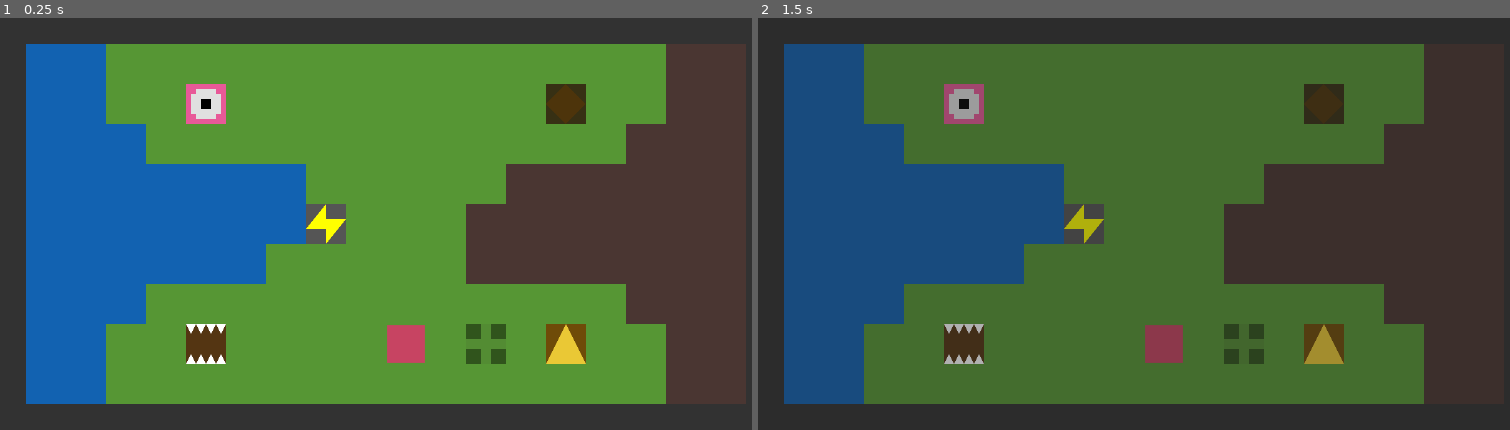
Above: before the commit, frames 1-2 (left to right).
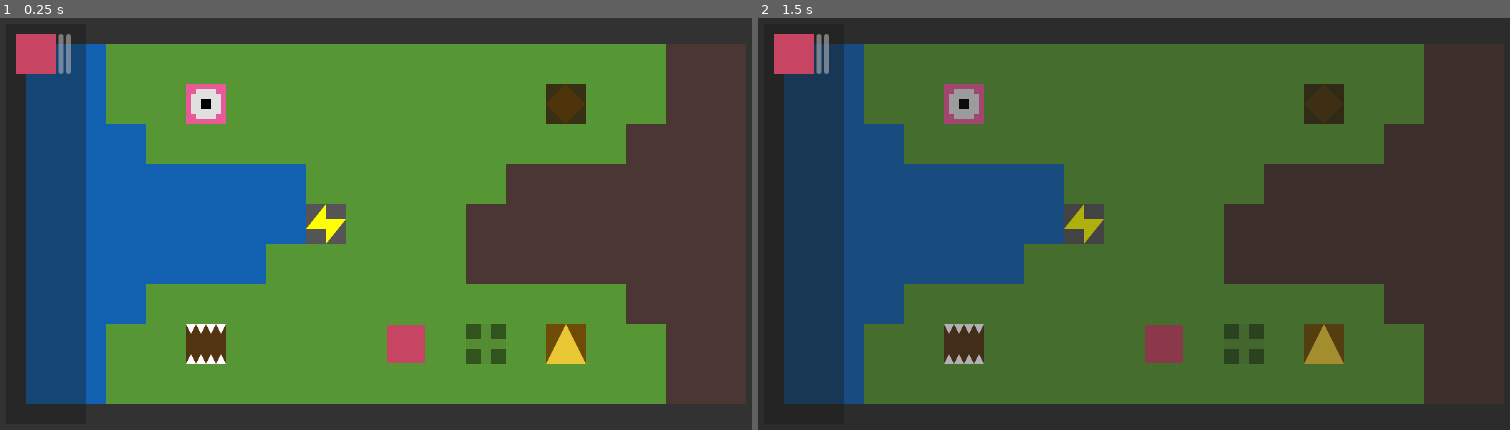
Above: after the commit, the same moments.

Repository: Xaklor/Build-a-Bot-Workshop
Game: Godot game, scene res://scenes/main.tscn
Two runs of this game, one before a commit and one after it. Both use one fixed random seed, a clock stepped at 60 frames per second and the inputs below.
Inputs (mouse positions are in pixels of both pictures, inside the frame that each line leads up to):
- Up to frame 1 (0.25 s): no input
- Up to frame 2 (1.5 s): tap Enter at 0.5 s; move the mouse to (1322, 203) at 0.52 s; right-click (1322, 203) at 0.6 s; tap Space (timestop) at 1.25 s; move the mouse to (983, 244) at 1.27 s; click (983, 244) at 1.35 s

The runs differ from the first frame. In frame 1, 7.2% of the frame differs, in the area x 2-12%, y 3-94%; in frame 2, 7.2%.

Commit message:
added basic robot hud

Diff:
--- /dev/null
+++ b/scenes/hud.tscn
@@ -0,0 +1,49 @@
+[gd_scene load_steps=3 format=3 uid="uid://b8demwhq352jk"]
+
+[ext_resource type="Script" uid="uid://wt7ics6xuaef" path="res://scripts/hud.gd" id="1_oo0fn"]
+[ext_resource type="PackedScene" uid="uid://ohp1m3vedn43" path="res://scenes/robot_ui_element.tscn" id="2_5ysmq"]
+
+[node name="hud" type="CanvasLayer"]
+script = ExtResource("1_oo0fn")
+
+[node name="ColorRect" type="ColorRect" parent="."]
+anchors_preset = 4
+anchor_top = 0.5
+anchor_bottom = 0.5
+offset_left = 32.0
+offset_top = -320.0
+offset_right = 160.0
+offset_bottom = 320.0
+grow_vertical = 2
+size_flags_horizontal = 0
+color = Color(0.09, 0.09, 0.09, 0.392157)
+
+[node name="VBoxContainer" type="VBoxContainer" parent="."]
+offset_left = 48.0
+offset_top = 48.0
+offset_right = 144.0
+offset_bottom = 656.0
+
+[node name="robot_ui_element1" parent="VBoxContainer" instance=ExtResource("2_5ysmq")]
+visible = false
+layout_mode = 2
+
+[node name="robot_ui_element2" parent="VBoxContainer" instance=ExtResource("2_5ysmq")]
+visible = false
+layout_mode = 2
+
+[node name="robot_ui_element3" parent="VBoxContainer" instance=ExtResource("2_5ysmq")]
+visible = false
+layout_mode = 2
+
+[node name="robot_ui_element4" parent="VBoxContainer" instance=ExtResource("2_5ysmq")]
+visible = false
+layout_mode = 2
+
+[node name="robot_ui_element5" parent="VBoxContainer" instance=ExtResource("2_5ysmq")]
+visible = false
+layout_mode = 2
+
+[node name="robot_ui_element6" parent="VBoxContainer" instance=ExtResource("2_5ysmq")]
+visible = false
+layout_mode = 2
--- a/scenes/main.tscn
+++ b/scenes/main.tscn
@@ -10,6 +10,7 @@
 [ext_resource type="PackedScene" uid="uid://cxkjehvkb3ect" path="res://scenes/mine.tscn" id="7_o6xl0"]
 [ext_resource type="PackedScene" uid="uid://dtm6rytj8v23a" path="res://scenes/urgle.tscn" id="8_tipki"]
 [ext_resource type="PackedScene" uid="uid://221hpelvs8kh" path="res://scenes/bear.tscn" id="9_85g3d"]
+[ext_resource type="PackedScene" uid="uid://b8demwhq352jk" path="res://scenes/hud.tscn" id="11_ya4ey"]
 
 [sub_resource type="NavigationPolygon" id="NavigationPolygon_o5qli"]
 vertices = PackedVector2Array(32, 32, -32, 32, -32, -32, 32, -32)
@@ -69,8 +70,13 @@
 [node name="bear" parent="." instance=ExtResource("9_85g3d")]
 position = Vector2(352, 544)
 
+[node name="hud" parent="." instance=ExtResource("11_ya4ey")]
+
 [node name="dimmer" type="ColorRect" parent="."]
 visible = false
 offset_right = 1280.0
 offset_bottom = 704.0
 color = Color(0.137, 0.137, 0.137, 0.359)
+
+[connection signal="child_entered_tree" from="." to="." method="_on_child_entered_tree"]
+[connection signal="child_exiting_tree" from="." to="." method="_on_child_exiting_tree"]
--- /dev/null
+++ b/scenes/robot_ui_element.tscn
@@ -0,0 +1,22 @@
+[gd_scene format=3 uid="uid://ohp1m3vedn43"]
+
+[node name="robot_ui_element" type="HBoxContainer"]
+offset_right = 40.0
+offset_bottom = 40.0
+
+[node name="color" type="ColorRect" parent="."]
+custom_minimum_size = Vector2(64, 64)
+layout_mode = 2
+color = Color(0.780392, 0.266667, 0.384314, 1)
+
+[node name="hp" type="ProgressBar" parent="."]
+custom_minimum_size = Vector2(8, 64)
+layout_mode = 2
+fill_mode = 3
+show_percentage = false
+
+[node name="energy" type="ProgressBar" parent="."]
+custom_minimum_size = Vector2(8, 64)
+layout_mode = 2
+fill_mode = 3
+show_percentage = false
--- /dev/null
+++ b/scripts/hud.gd
@@ -0,0 +1,9 @@
+extends CanvasLayer
+
+@onready var robots: Array[HBoxContainer] = [
+	$VBoxContainer/robot_ui_element1,
+	$VBoxContainer/robot_ui_element2,
+	$VBoxContainer/robot_ui_element3,
+	$VBoxContainer/robot_ui_element4,
+	$VBoxContainer/robot_ui_element5,
+	$VBoxContainer/robot_ui_element6]
--- a/scripts/main.gd
+++ b/scripts/main.gd
@@ -2,9 +2,29 @@
 
 signal stop_time
 var stopped = false
+var robot_ui_pointer = 1
+
+func _process(delta: float) -> void:
+	var i = 1
+	for robot in get_tree().get_nodes_in_group("robots"):
+		var ui_element = get_node("hud/VBoxContainer/robot_ui_element" + var_to_str(i))
+		ui_element.get_node("hp").value = robot.hp * 10
+		ui_element.get_node("energy").value = robot.energy
+		i += 1
 
 func _input(event: InputEvent) -> void:
 	if Input.is_action_just_pressed("timestop"):
 		stopped = not stopped
 		$dimmer.visible = stopped
 		stop_time.emit(stopped)
+
+func _on_child_entered_tree(node: Node) -> void:
+	$dimmer.move_to_front.call_deferred()
+	if node.is_in_group("robots"):
+		get_node("hud/VBoxContainer/robot_ui_element" + var_to_str(robot_ui_pointer)).visible = true
+		robot_ui_pointer += 1
+
+func _on_child_exiting_tree(node: Node) -> void:
+	if node.is_in_group("robots"):
+		robot_ui_pointer -= 1
+		get_node("hud/VBoxContainer/robot_ui_element" + var_to_str(robot_ui_pointer)).visible = false
--- a/scripts/robot.gd
+++ b/scripts/robot.gd
@@ -23,6 +23,7 @@
 var repository_pos: Vector2i
 var weapon: Equipment.Weapon
 var hp = 10
+var energy = 100
 
 func _ready():
 	claimed_pos = tile_map.local_to_map(position)
@@ -45,7 +46,7 @@
 		# FIRST:
 		# if low on energy and a charger is in range, start recharging
 		#############################################################
-		if $progress_bar.value <= 20 and status != state.RECHARGING:
+		if energy <= 20 and status != state.RECHARGING:
 			var charger_list = get_tree().get_nodes_in_group("chargers")
 			var charger_pos = tile_map.local_to_map(charger_list[0].position)
 			if in_range(charger_pos, 5):
@@ -64,16 +65,16 @@
 
 			# if we've reached the point, remove it from the path
 			if global_position == target:
-				$progress_bar.value -= 1
+				energy -= 1
 				path.pop_front()
 
-		######################################################
+		##############################################################
 		# THIRD:
-		# if recharging and standing on a charger, gain energy
-		######################################################
-		elif status == state.RECHARGING and get_overlapping_areas().any(func(x): return x.is_in_group("chargers")):
-			$progress_bar.value += 1
-			if $progress_bar.value >= 100:
+		# if recharging or idle and standing on a charger, gain energy
+		##############################################################
+		elif (status == state.RECHARGING or status == state.IDLE) and energy < 100 and get_overlapping_areas().any(func(x): return x.is_in_group("chargers")):
+			energy += 1
+			if energy >= 100:
 				# if we were in the middle of harvesting, return to harvesting instead of idle
 				if harvest_target != null:
 					status = state.HARVESTING
@@ -145,7 +146,7 @@
 					enemy.take_damage(weapon.attack)
 					$attack_highlight.color.a = 1
 					$attack_cooldown.start()
-					$progress_bar.value -= 5
+					energy -= 5
 					break
 
 func _input(event: InputEvent) -> void:
@@ -203,6 +204,7 @@
 func take_damage(damage: int):
 	hp -= damage
 	if hp <= 0:
+		tile_map.claim_pos(claimed_pos, false)
 		queue_free()
 
 func _on_timestop(b: bool):
Not shown: 1 places in scenes/main.tscn that only renumber resources
Not shown, added: scripts/hud.gd.uid
